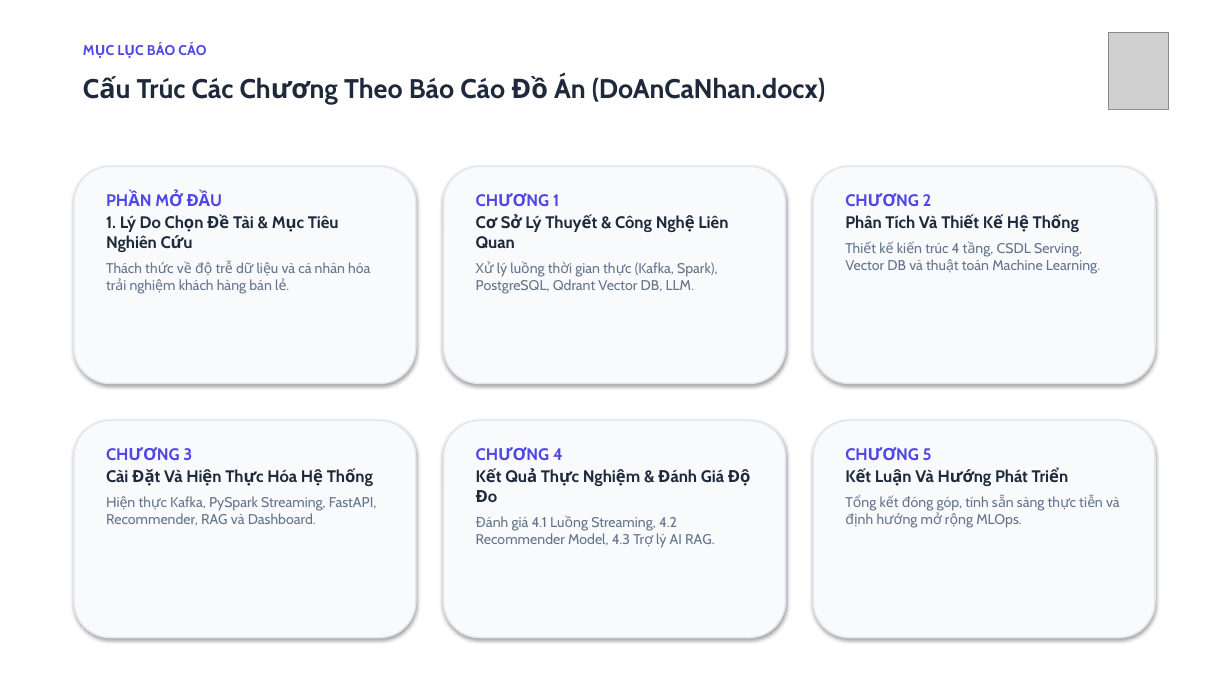
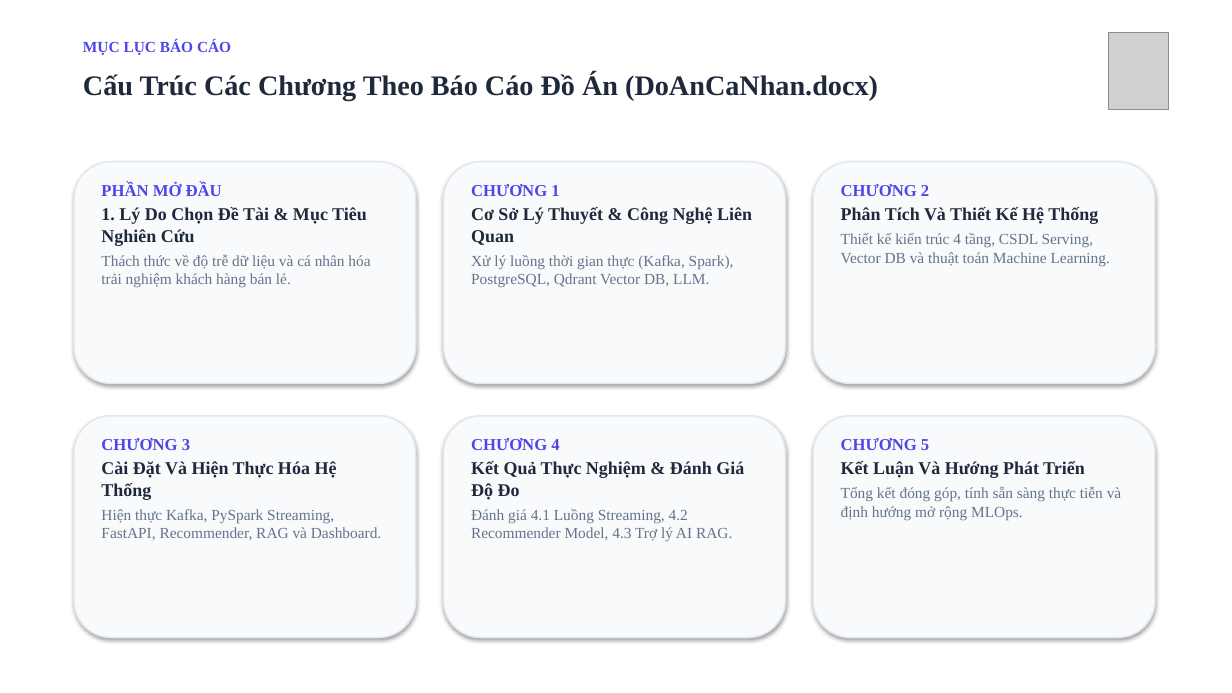
Before and after one commit to linhle100905/real-time-retail-analytics-platform, a slide deck: slide 2 of docs/Bao_Cao_Thuyet_Trinh_Do_An_Full.pptx. Drawn at 1232x693 pixels with LibreOffice and Linux fonts; fonts in the diff are those of the drawing; grey boxes stand for pictures. Boxes give left, top, right and bottom in pixels: in the first picture for what was removed or moved away, otherwise in the second. Text is boxed around its words. In the diff, an @@ line names an element or a change of style, - is before the commit and + after.

Commit message:
docs: standardize all presentation slides with Times New Roman font (content 15pt, titles 22pt)

```diff
--- a/docs/Bao_Cao_Thuyet_Trinh_Do_An_Full.pptx
+++ b/docs/Bao_Cao_Thuyet_Trinh_Do_An_Full.pptx
@@ text "MỤC LỤC BÁO CÁO" at (83,40,231,55): size 11 to 12 pt, font Cabin to Times New Roman @@
@@ text "Cấu Trúc Các Chương Theo ..." at (83,73,878,100): size 21 to 22 pt, font Cabin to Times New Roman @@
@@ rounded rectangle: place and size @@
-rounded rectangle at (74,166,416,384)
+rounded rectangle at (74,162,416,384)
@@ text "PHẦN MỞ ĐẦU": place and size @@
-text "PHẦN MỞ ĐẦU" at (106,214,370,294)
+text "PHẦN MỞ ĐẦU" at (101,183,370,288)
@@ text "PHẦN MỞ ĐẦU" at (101,183,370,288): font Cabin to Times New Roman; size 13 to 14 pt in "1. Lý Do Chọn Đề Tài & ..."; size 11 to 12 pt in "Thách thức về độ trễ dữ liệu ..."; less space between paragraphs @@
@@ rounded rectangle: place and size @@
-rounded rectangle at (444,166,786,384)
+rounded rectangle at (444,162,786,384)
@@ text "CHƯƠNG 1": place and size @@
-text "CHƯƠNG 1" at (476,194,728,294)
+text "CHƯƠNG 1" at (471,184,752,288)
@@ text "CHƯƠNG 1" at (471,184,752,288): font Cabin to Times New Roman; size 13 to 14 pt in "Cơ Sở Lý Thuyết & Công Nghệ ..."; size 11 to 12 pt in "Xử lý luồng thời gian thực (Kafka, ..."; less space between paragraphs @@
@@ rounded rectangle: place and size @@
-rounded rectangle at (813,166,1155,384)
+rounded rectangle at (813,162,1155,384)
@@ text "CHƯƠNG 2": place and size @@
-text "CHƯƠNG 2" at (845,194,1100,274)
+text "CHƯƠNG 2" at (841,184,1110,267)
@@ text "CHƯƠNG 2" at (841,184,1110,267): font Cabin to Times New Roman; size 13 to 14 pt in "Phân Tích Và Thiết Kế Hệ Thống"; size 11 to 12 pt in "Thiết kế kiến trúc 4 tầng, CSDL ..."; less space between paragraphs @@
@@ rounded rectangle: place and size @@
-rounded rectangle at (74,421,416,638)
+rounded rectangle at (74,416,416,638)
@@ rounded rectangle: place and size @@
-rounded rectangle at (444,421,786,638)
+rounded rectangle at (444,416,786,638)
@@ rounded rectangle: place and size @@
-rounded rectangle at (813,421,1155,638)
+rounded rectangle at (813,416,1155,638)
@@ text "CHƯƠNG 3": place and size @@
-text "CHƯƠNG 3" at (106,448,376,525)
+text "CHƯƠNG 3" at (101,438,381,540)
@@ text "CHƯƠNG 3" at (101,438,381,540): font Cabin to Times New Roman; size 13 to 14 pt in "Cài Đặt Và Hiện Thực Hóa Hệ ..."; size 11 to 12 pt in "Hiện thực Kafka, PySpark Streaming, FastAPI, Recommender, ..."; less space between paragraphs @@
@@ text "CHƯƠNG 4": place and size @@
-text "CHƯƠNG 4" at (476,448,751,548)
+text "CHƯƠNG 4" at (471,438,744,542)
@@ text "CHƯƠNG 4" at (471,438,744,542): font Cabin to Times New Roman; size 13 to 14 pt in "Kết Quả Thực Nghiệm & Đánh Giá ..."; size 11 to 12 pt in "Đánh giá 4.1 Luồng Streaming, 4.2 Recommender ..."; less space between paragraphs @@
@@ text "CHƯƠNG 5": place and size @@
-text "CHƯƠNG 5" at (915,448,1120,528)
+text "CHƯƠNG 5" at (841,438,1121,521)
@@ text "CHƯƠNG 5" at (841,438,1121,521): font Cabin to Times New Roman; size 13 to 14 pt in "Kết Luận Và Hướng Phát Triển"; size 11 to 12 pt in "Tổng kết đóng góp, tính sẵn sàng ..."; less space between paragraphs @@
```
Also in this commit, not shown: 12 other slides changed.
